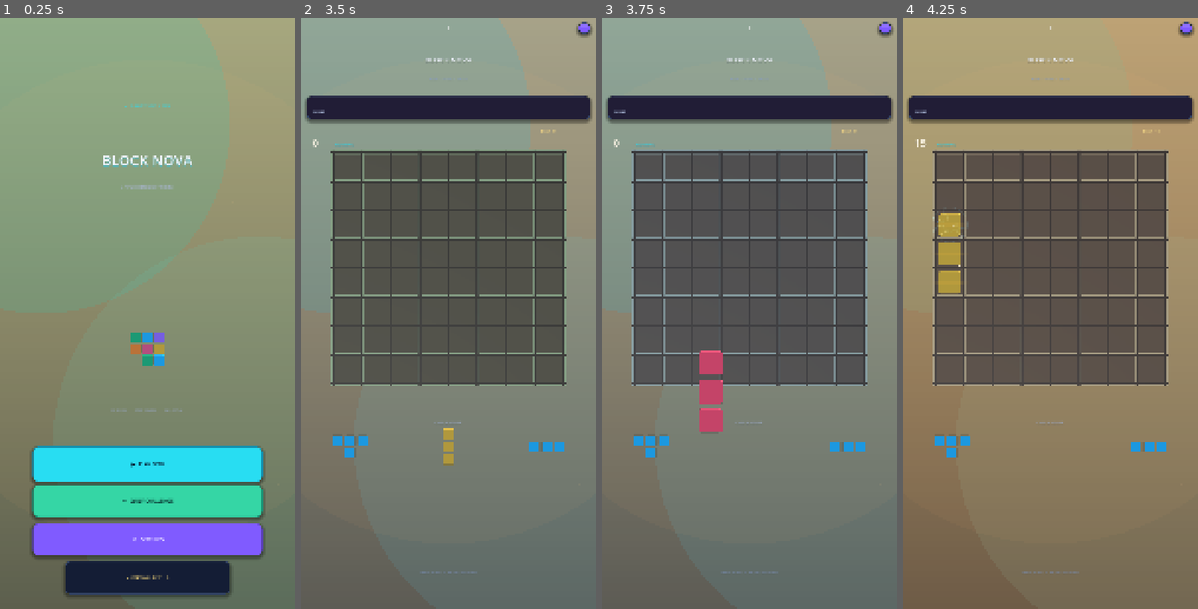
Above: before the commit, frames 1-4 (left to right).
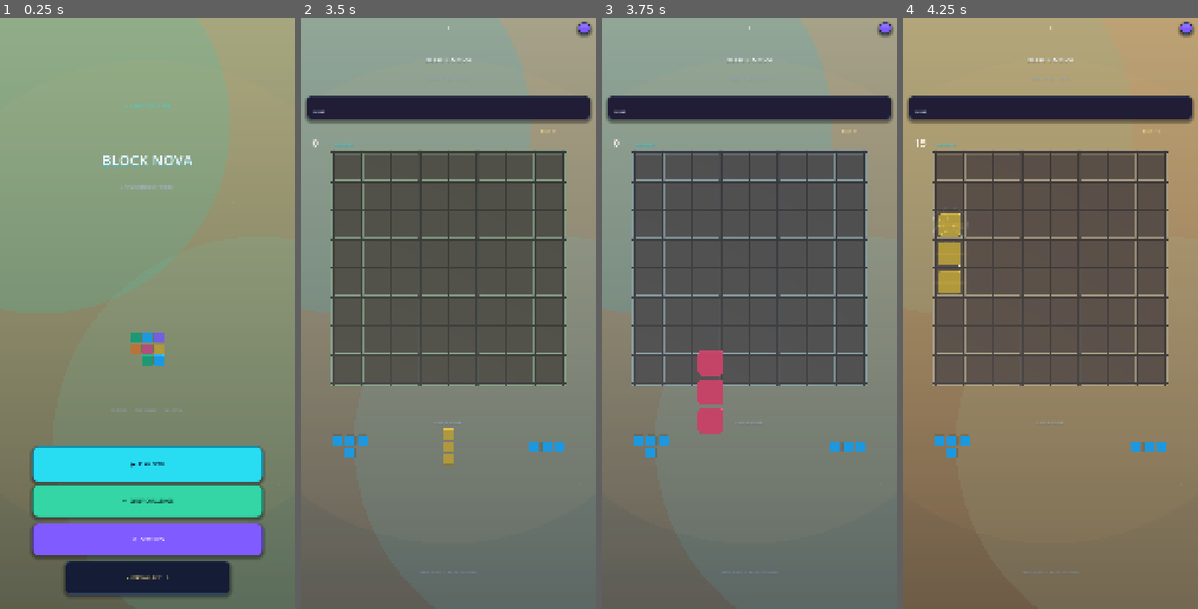
Above: after the commit, the same moments.

Repository: mahdialloui01-art/BlockNova
Game: Godot game, scene res://scenes/main.tscn
Same seed, same stepped clock (60 frames per second), same inputs: the game is played once before the commit and once after it.
Inputs (mouse positions are in pixels of both pictures, inside the frame that each line leads up to):
- Up to frame 1 (0.25 s): no input
- Up to frame 2 (3.5 s): click "▶ PLAY NOW" at 0.5 s; tap Enter at 1.25, 2.75 s; move the mouse to (513, 283) at 1.27 s; click (513, 283) at 1.42 s; tap Space at 2 s; drag from (389, 343) to (433, 431) at 2.02 s; move the mouse to (478, 183) at 2.77 s; click (478, 183) at 2.92 s
- Up to frame 3 (3.75 s): tap Space at 3.5 s; drag from (734, 431) to (661, 224) at 3.52 s
- Up to frame 4 (4.25 s): no input

Frames 1-2 are identical in both runs. In frame 3, 0.2% of the frame differs, in the area x 32-41%, y 56-71%; in frame 4, nothing differs.

Commit message:
Lift and subtly enlarge live 3D drag preview

Diff:
--- a/scripts/main_2_5d.gd
+++ b/scripts/main_2_5d.gd
@@ -424,8 +424,10 @@
         var cy := int(coordinates[1])
         var cube := child as MeshInstance3D
         var ghost_center := board_origin + Vector2((ghost_origin.x + cx + 0.5) * cell, (ghost_origin.y + cy + 0.5) * cell)
-        cube.position = _screen_to_board_plane(ghost_center + finger_offset)
-        cube.scale = Vector3(block_world, block_world, block_world)
+        # Float the preview slightly above the board and enlarge it subtly while held.
+        # Position remains 1:1 with the finger; no smoothing lag is introduced.
+        cube.position = _screen_to_board_plane(ghost_center + finger_offset) + Vector3(0, 0.16, 0)
+        cube.scale = Vector3(block_world * 1.035, block_world * 1.035, block_world * 1.035)
         cube.material_override = _material_for(preview_color)
         found += 1
     if found > 0:
